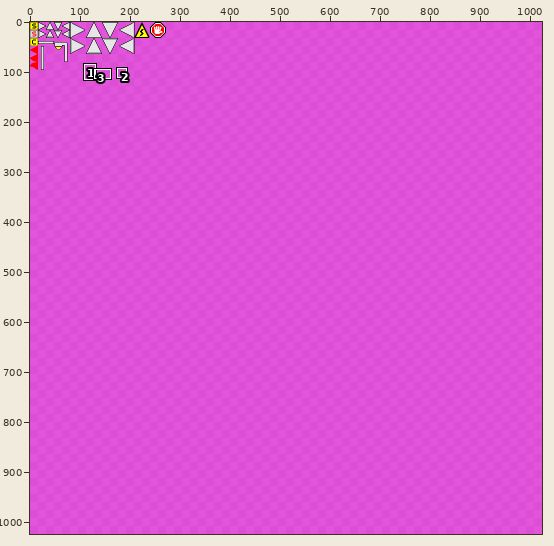
Pixel-art file: gfx/src/sprites-gen.ase. Above, an overview of the earlier version with the close-up marked.
Close-up. Earlier state:
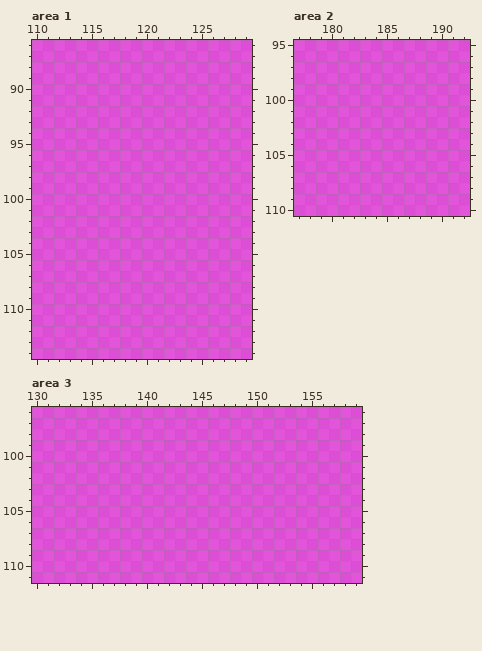
1024x1024 pixels, 1 frame. Shown: area 1: x 110..129, y 86..114; area 2: x 177..192, y 95..110; area 3: x 130..159, y 96..111. The commit also changed other parts of the picture, which this record leaves out.
After:
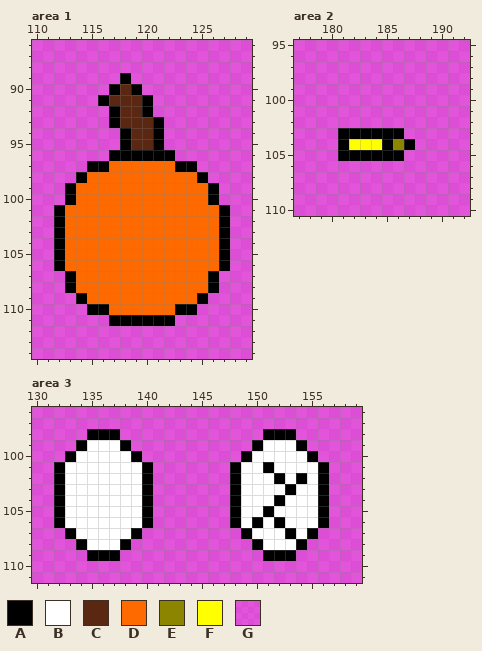
Palette (. is transparent): A #000000  B #ffffff  C #5a2712  D #ff6a00  E #8c8500  F #ffff00  G #ff00e980
From old to new:
{"where": "area 1, layer \"gfx\""}
{"y":89,"x":118,"old":"G","new":"A"}
{"y":90,"x":117,"old":"GGG","new":"ACA"}
{"y":91,"x":116,"old":"GGGGG","new":"ACCCA"}
{"y":92,"x":117,"old":"GGGG","new":"ACCA"}
{"y":93,"x":117,"old":"GGGGG","new":"ACCCA"}
{"y":94,"x":118,"old":"GGGG","new":"ACCA"}
{"y":95,"x":118,"old":"GGGG","new":"ACCA"}
{"y":96,"x":117,"old":"GGGGGG","new":"AAAAAA"}
{"y":97,"x":115,"old":"GGGGGGGGGG","new":"AADDDDDDAA"}
{"y":98,"x":114,"old":"GGGGGGGGGGGG","new":"ADDDDDDDDDDA"}
{"y":99,"x":113,"old":"GGGGGGGGGGGGGG","new":"ADDDDDDDDDDDDA"}
{"y":100,"x":113,"old":"GGGGGGGGGGGGGG","new":"ADDDDDDDDDDDDA"}
{"y":101,"x":112,"old":"GGGGGGGGGGGGGGGG","new":"ADDDDDDDDDDDDDDA"}
{"y":102,"x":112,"old":"GGGGGGGGGGGGGGGG","new":"ADDDDDDDDDDDDDDA"}
{"y":103,"x":112,"old":"GGGGGGGGGGGGGGGG","new":"ADDDDDDDDDDDDDDA"}
{"y":104,"x":112,"old":"GGGGGGGGGGGGGGGG","new":"ADDDDDDDDDDDDDDA"}
{"y":105,"x":112,"old":"GGGGGGGGGGGGGGGG","new":"ADDDDDDDDDDDDDDA"}
{"y":106,"x":112,"old":"GGGGGGGGGGGGGGGG","new":"ADDDDDDDDDDDDDDA"}
{"y":107,"x":113,"old":"GGGGGGGGGGGGGG","new":"ADDDDDDDDDDDDA"}
{"y":108,"x":113,"old":"GGGGGGGGGGGGGG","new":"ADDDDDDDDDDDDA"}
{"y":109,"x":114,"old":"GGGGGGGGGGGG","new":"ADDDDDDDDDDA"}
{"y":110,"x":115,"old":"GGGGGGGGGG","new":"AADDDDDDAA"}
{"y":111,"x":117,"old":"GGGGGG","new":"AAAAAA"}
{"where": "area 2, layer \"gfx\""}
{"y":103,"x":181,"old":"GGGGGG","new":"AAAAAA"}
{"y":104,"x":181,"old":"GGGGGGG","new":"AFFFAEA"}
{"y":105,"x":181,"old":"GGGGGG","new":"AAAAAA"}
{"where": "area 3, layer \"gfx\""}
{"y":98,"x":135,"old":"GGG","new":"AAA"}
{"y":98,"x":151,"old":"GGG","new":"AAA"}
{"y":99,"x":134,"old":"GGGGG","new":"ABBBA"}
{"y":99,"x":150,"old":"GGGGG","new":"ABBBA"}
{"y":100,"x":133,"old":"GGGGGGG","new":"ABBBBBA"}
{"y":100,"x":149,"old":"GGGGGGG","new":"ABBBBBA"}
{"y":101,"x":132,"old":"GGGGGGGGG","new":"ABBBBBBBA"}
{"y":101,"x":148,"old":"GGGGGGGGG","new":"ABBABBBBA"}
{"y":102,"x":132,"old":"GGGGGGGGG","new":"ABBBBBBBA"}
{"y":102,"x":148,"old":"GGGGGGGGG","new":"ABBBABABA"}
{"y":103,"x":132,"old":"GGGGGGGGG","new":"ABBBBBBBA"}
{"y":103,"x":148,"old":"GGGGGGGGG","new":"ABBBBABBA"}
{"y":104,"x":132,"old":"GGGGGGGGG","new":"ABBBBBBBA"}
{"y":104,"x":148,"old":"GGGGGGGGG","new":"ABBBABBBA"}
{"y":105,"x":132,"old":"GGGGGGGGG","new":"ABBBBBBBA"}
{"y":105,"x":148,"old":"GGGGGGGGG","new":"ABBABBBBA"}
{"y":106,"x":132,"old":"GGGGGGGGG","new":"ABBBBBBBA"}
{"y":106,"x":148,"old":"GGGGGGGGG","new":"ABABABBBA"}
{"y":107,"x":133,"old":"GGGGGGG","new":"ABBBBBA"}
{"y":107,"x":149,"old":"GGGGGGG","new":"ABBBABA"}
{"y":108,"x":134,"old":"GGGGG","new":"ABBBA"}
{"y":108,"x":150,"old":"GGGGG","new":"ABBBA"}
{"y":109,"x":135,"old":"GGG","new":"AAA"}
{"y":109,"x":151,"old":"GGG","new":"AAA"}
{"label":"changed","picture_box":[54,73,230,326]}
{"label":"changed","picture_box":[338,128,415,161]}
{"label":"changed","picture_box":[54,429,153,561]}
{"label":"changed","picture_box":[230,429,329,561]}
